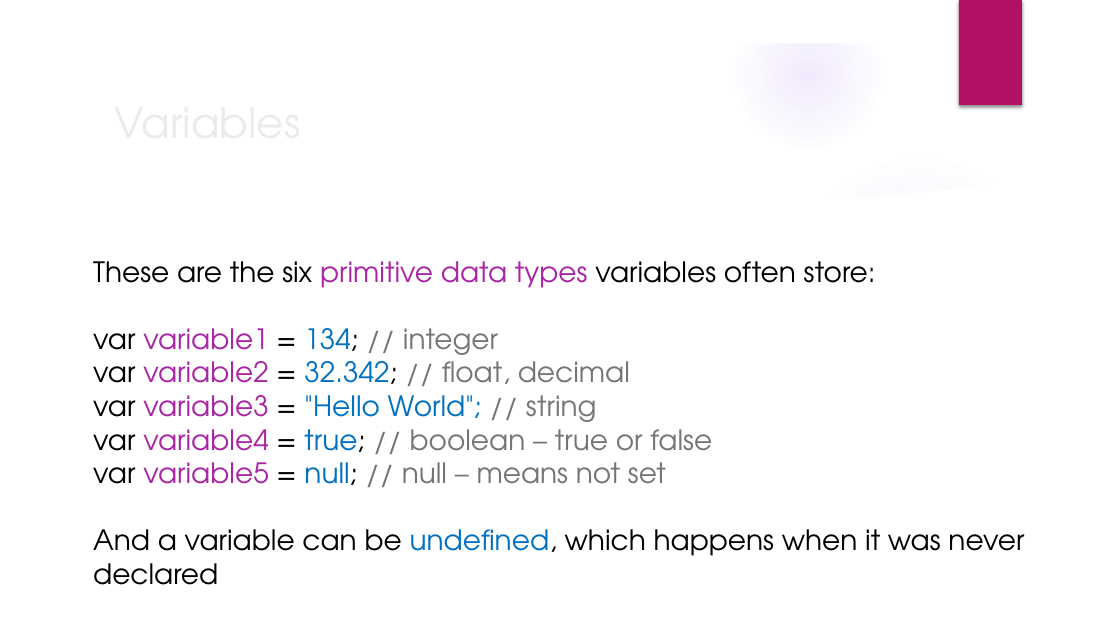
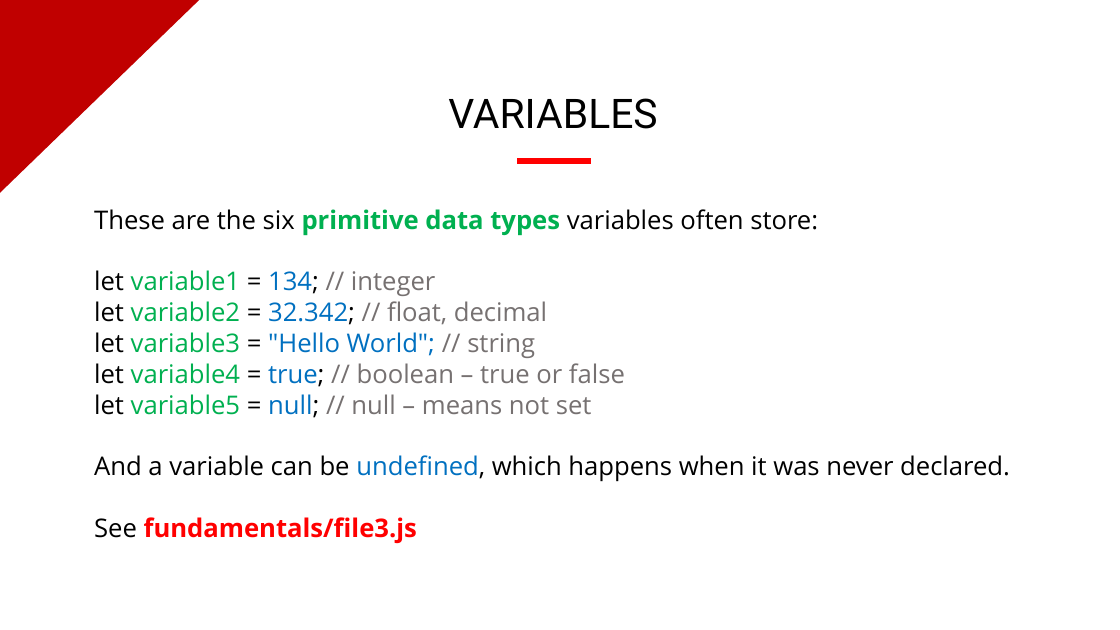
Before and after one commit to evermight/fullstack-training, a slide deck: slide 4 of crash-course/20230624-shell-js-python-php/fundamentals-of-coding.pptx (slide 10 before the commit). Drawn at 1120x630 pixels with LibreOffice and Linux fonts; fonts in the diff are those of the drawing; background and template pictures are left out. Boxes give left, top, right and bottom in pixels: in the first picture for what was removed or moved away, otherwise in the second. Text is boxed around its words. In the diff, an @@ line names an element or a change of style, - is before the commit and + after.

```diff
--- a/crash-course/20230624-shell-js-python-php/fundamentals-of-coding.pptx
+++ b/crash-course/20230624-shell-js-python-php/fundamentals-of-coding.pptx
@@ group removed at box(0, 0, 1120, 630): 5 ellipses, 3 freeform shapes @@
@@ right triangle added at box(0, 0, 200, 193), fill #C00000 @@
@@ rectangle removed at box(959, 0, 1022, 105) @@
@@ text "VARIABLES" at box(448, 98, 657, 129): vertical alignment middle to top @@
@@ text at box(448, 98, 657, 129): text changed; size 36 to 35 pt; font TeX Gyre Adventor to Roboto; text colour #EBEBEB to #000000 @@
-Variables
+VARIABLES
@@ rectangle added at box(518, 159, 591, 163), fill #FF0000, outline #FF0000 1 pt @@
@@ text "These are the six primitive ...": place and size @@
-text "These are the six primitive ..." at box(93, 261, 1024, 585)
+text "These are the six primitive ..." at box(94, 209, 1010, 543)
@@ text at box(94, 209, 818, 236): size 24 to 22 pt, font TeX Gyre Adventor to Open Sans in "These are the six primitive data types ..."; text colour #A925A5 to #00B050, bold on in "primitive data types" @@
@@ text at box(94, 270, 1010, 543): text changed; size 24 to 22 pt; font TeX Gyre Adventor to Open Sans @@
-var variable1 = 134; // integer
-var variable2 = 32.342; // float, decimal
-var variable3 = "Hello World"; // string
-var variable4 = true; // boolean – true or false
-var variable5 = null; // null – means not set
-And a variable can be undefined, which happens when it was never declared
+let variable1 = 134; // integer
+let variable2 = 32.342; // float, decimal
+let variable3 = "Hello World"; // string
+let variable4 = true; // boolean – true or false
+let variable5 = null; // null – means not set
+And a variable can be undefined, which happens when it was never declared.
+See fundamentals/file3.js
```
Also in this commit, not shown: 6 other slides changed, 22 slides added, 10 slides removed, 18 other files.
